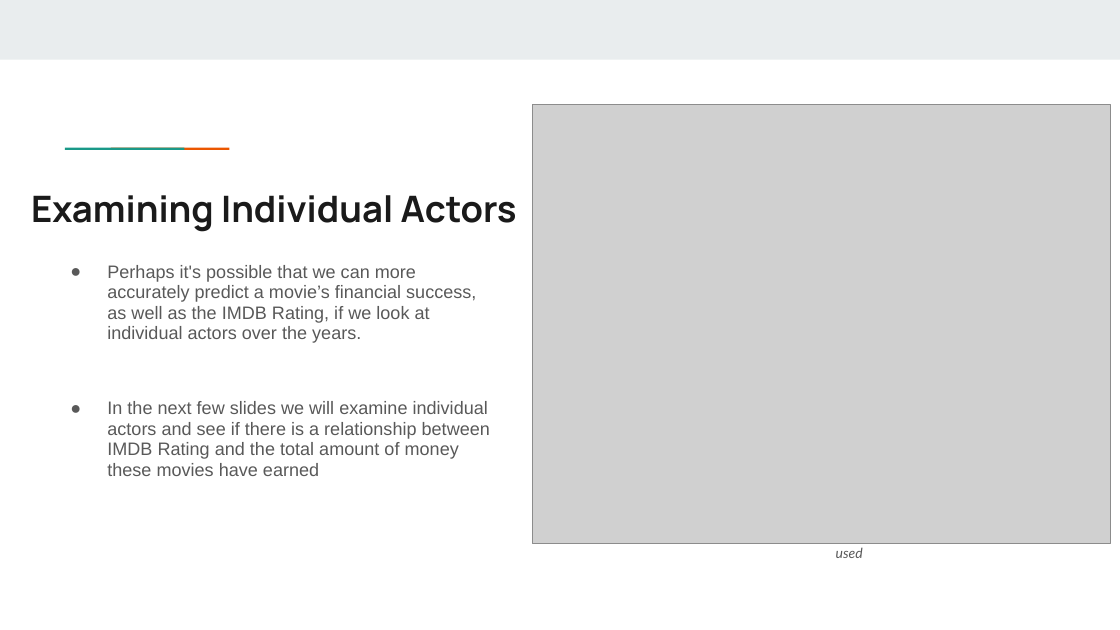
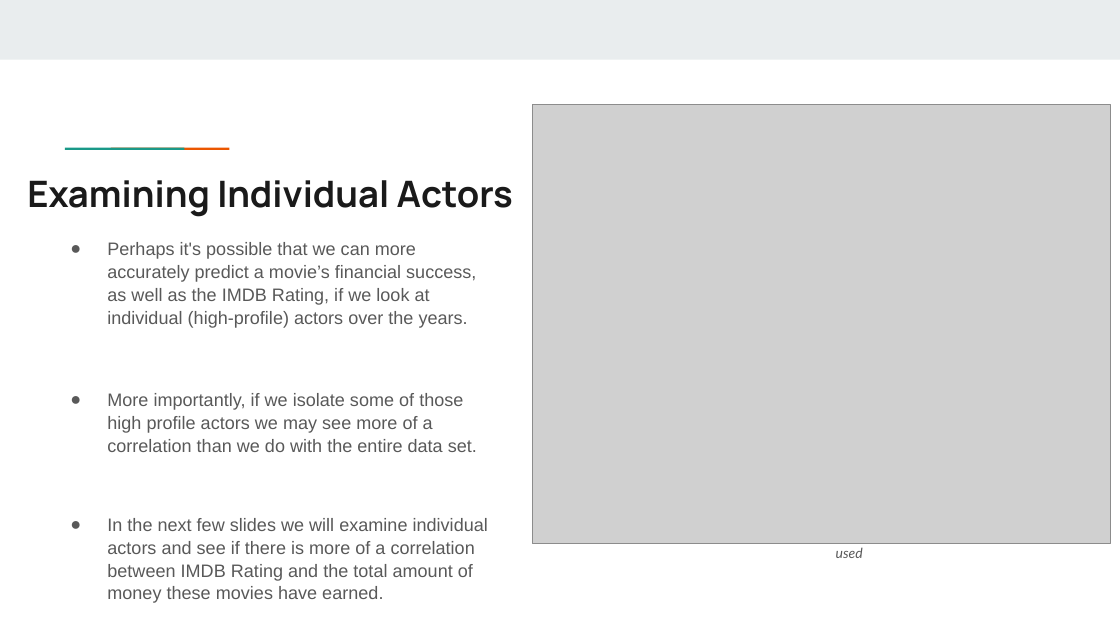
Before and after one commit to doka1331/Project_1, a slide deck: slide 12 of Project_1_Group_2_final.pptx. Drawn at 1120x630 pixels with LibreOffice and Linux fonts; fonts in the diff are those of the drawing; grey boxes stand for pictures. Boxes give left, top, right and bottom in pixels: in the first picture for what was removed or moved away, otherwise in the second. Text is boxed around its words. In the diff, an @@ line names an element or a change of style, - is before the commit and + after.

```diff
--- a/Project_1_Group_2_final.pptx
+++ b/Project_1_Group_2_final.pptx
@@ title "Examining Individual Actors": place and size @@
-title "Examining Individual Actors" at [31,195,517,232]
+title "Examining Individual Actors" at [27,180,513,217]
@@ text at [107,242,488,603]: text changed @@
-● Perhaps it's possible that we can more accurately predict a movie’s financial success, as well as the IMDB Rating, if we look at individual actors over the years.
-● In the next few slides we will examine individual actors and see if there is a relationship between IMDB Rating and the total amount of money these movies have earned
+● Perhaps it's possible that we can more accurately predict a movie’s financial success, as well as the IMDB Rating, if we look at individual (high-profile) actors over the years.
+● More importantly, if we isolate some of those high profile actors we may see more of a correlation than we do with the entire data set.
+● In the next few slides we will examine individual actors and see if there is more of a correlation between IMDB Rating and the total amount of money these movies have earned.
```
Also in this commit, not shown: 3 other slides changed, 1 slide removed.
